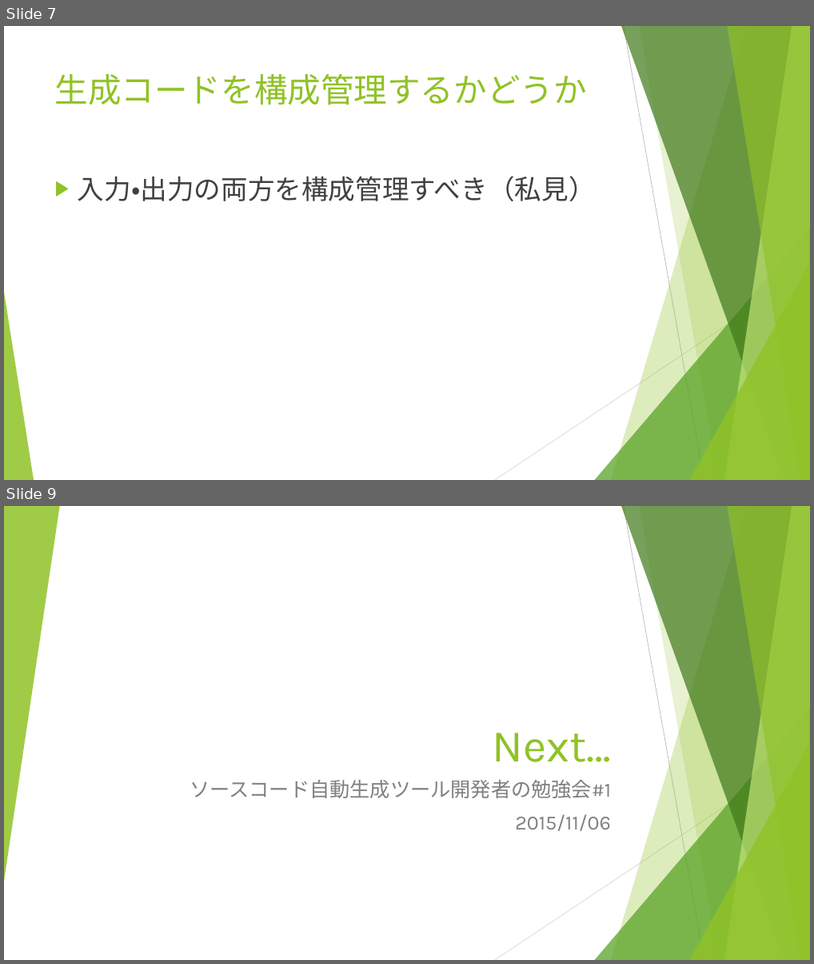
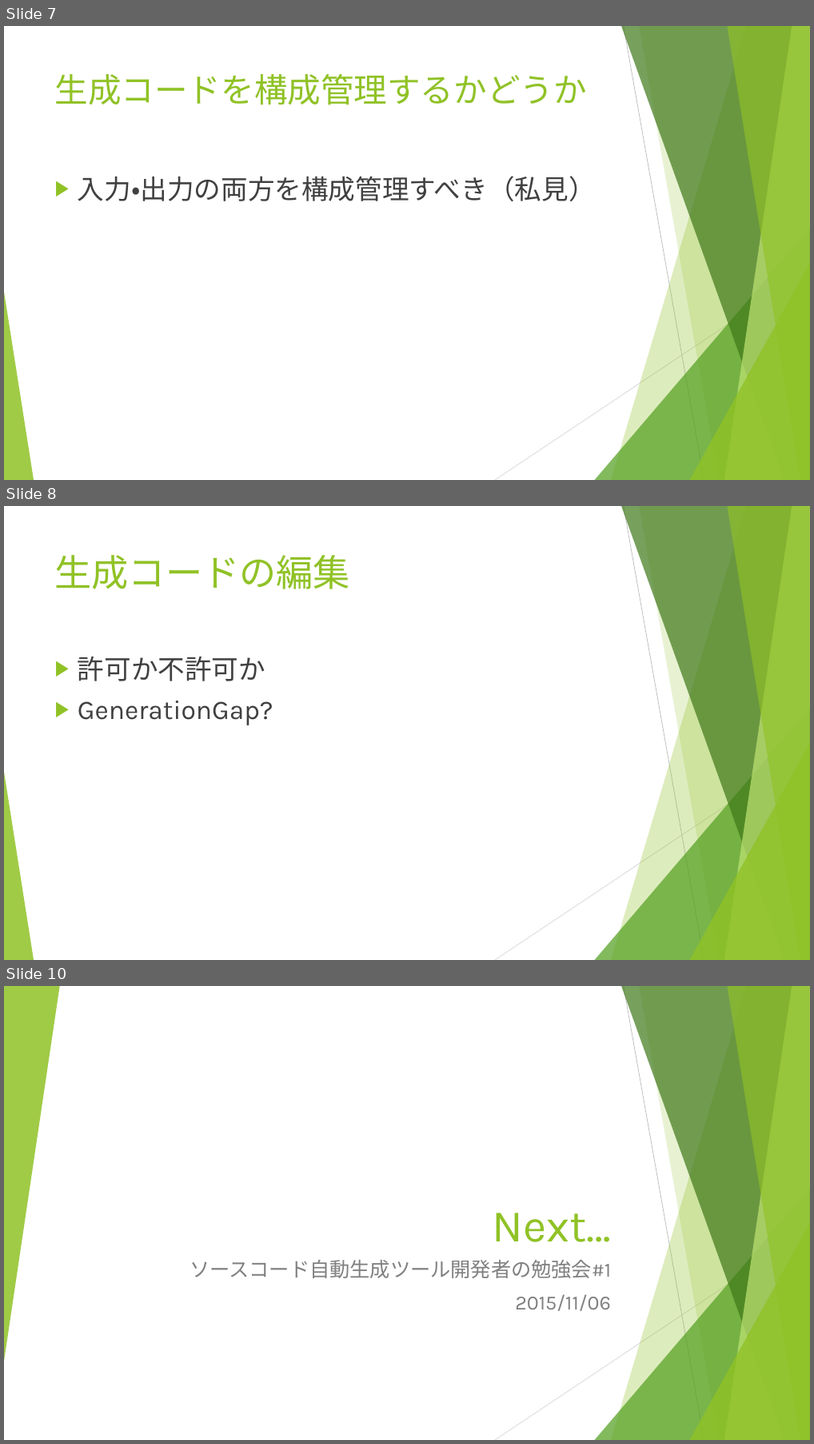
Before and after one commit to igapyon/docs, a slide deck: ppt/codegendev-opening.pptx. Shown one above the other, each under a label of ours: slides 7 and 9 before the commit, slides 7, 8 and 10 after it; the slides between them are not shown. The pictures are 814x964 and 814x1444 pixels, drawn with LibreOffice and Linux fonts; fonts in the diff are those of the drawing. Boxes give left, top, right and bottom in pixels: in the first picture for what was removed or moved away, otherwise in the second. Text is boxed around its words. In the diff, an @@ line names an element or a change of style, - is before the commit and + after.

```diff
--- a/ppt/codegendev-opening.pptx
+++ b/ppt/codegendev-opening.pptx
@@ slide 8 added at (4,506,810,960), background #FFFFFF; not listed: 10 template elements that a slide beside it also shows @@
@@ title added at (55,555,351,589), 44 pt, text #90C226 @@
+生成コードの編集
@@ text added at (78,656,274,725), 32 pt, text #404040 @@
+▶ 許可か不許可か
+▶ GenerationGap?
@@ what was slide 9 is now slide 10 @@
```
Also in this commit, not shown: 1 slide changed.
